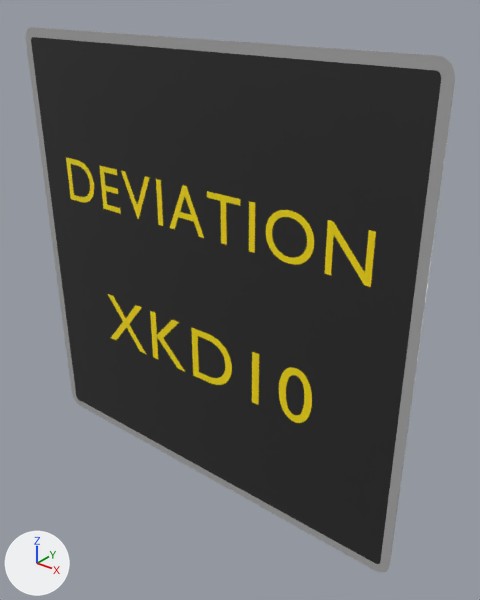
Before and after pictures for a commit that changed the glTF model panneaux/19_X_dynamiques/XKD10.glb.
Rendered twice from a camera (50 mm lens) standing at (0.874, -0.95, 0.599) and looking at (0.076, 0.047, -0.019). The lights are fixed; the arrows at lower left show +X, +Y and +Z. The first picture is the older version. Where no turn or scale is listed for an object, it has been applied to the vertices. Vertices at exactly the same position are counted once.

Names of what the first picture shows: 'XKD10_cadre00', 'XKD10_fond01', 'XKD10_txt02', 'XKD10_txt03' and 1 more.
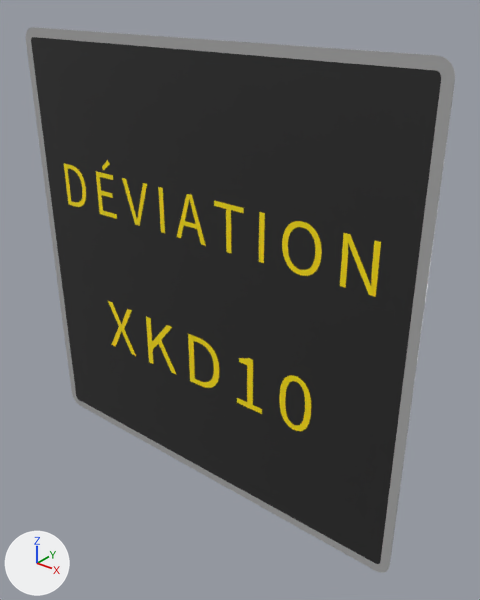
Edits to the bpy script that builds the scene:
```text
Change me_t_393:
    used by ob_xkd10_txt02; location = (0.0, -0.002, 0.167)
    remove me_t_393.from_pydata(...)  # 412 vertices, 800 faces; spans x -0.402..0.402, y 0.0, z -0.045..0.057
    add me_t_393.from_pydata(...)  # 576 vertices, 1124 faces; spans x -0.413..0.413, y 0.0, z -0.061..0.073
    me_t_393 part 1: a new loose piece, a box spanning x 0.16147..0.17402, y -0.0002..0.0002, z -0.05948..0.04052, in mat_jaune_panneau (yellow #f9e100)
    me_t_393 part 2: a new loose piece, a box spanning x -0.10161..-0.08906, y -0.0002..0.0002, z -0.05948..0.04052, in mat_jaune_panneau (yellow #f9e100)
    me_t_393 part 3: the loose piece of 108 vertices spanning x -0.402..-0.309, y 0.0, z -0.044..0.056 is rebuilt with 108 vertices and now spans x -0.413..-0.341, y 0.0, z -0.059..0.041
    me_t_393 part 4: the loose piece of 24 vertices spanning x -0.284..-0.226, y 0.0, z -0.044..0.056 is rebuilt with 24 vertices and now spans x -0.299..-0.24, y 0.0, z -0.059..0.041
    me_t_393 part 5: the loose piece of 22 vertices spanning x -0.075..0.023, y 0.0, z -0.044..0.057 is rebuilt with 72 vertices and now spans x -0.055..0.026, y 0.0, z -0.059..0.041
    me_t_393 part 6: the loose piece of 20 vertices spanning x 0.309..0.402, y 0.0, z -0.044..0.056 is rebuilt with 76 vertices and now spans x 0.342..0.413, y 0.0, z -0.059..0.041
    me_t_393 part 7: the loose piece of 16 vertices spanning x 0.033..0.116, y 0.0, z -0.044..0.056 is rebuilt with 16 vertices and now spans x 0.051..0.124, y 0.0, z -0.059..0.041
    me_t_393 part 8: the loose piece of 14 vertices spanning x -0.215..-0.126, y 0.0, z -0.045..0.056 is rebuilt with 64 vertices and now spans x -0.213..-0.135, y 0.0, z -0.059..0.041
    me_t_393 part 9: the loose piece of 8 vertices spanning x -0.108..-0.093, y 0.0, z -0.044..0.056 is deleted
    me_t_393 part 10: the loose piece of 8 vertices spanning x 0.137..0.152, y 0.0, z -0.044..0.056 is deleted
    me_t_393 part 11: 190 vertices removed from x 0.177..0.284, y 0.0, z -0.045..0.057; 190 vertices added at x 0.215..0.3, y 0.0, z -0.061..0.042
    me_t_393 part 12: 8 vertices added at x -0.277..-0.248, y 0.0, z 0.047..0.073
Change me_t_394:
    used by ob_xkd10_txt03; location = (0.0, -0.003, -0.167)
    remove me_t_394.from_pydata(...)  # 354 vertices, 696 faces; spans x -0.303..0.298, y 0.0, z -0.057..0.072
    add me_t_394.from_pydata(...)  # 494 vertices, 976 faces; spans x -0.303..0.298, y 0.0, z -0.077..0.053
    me_t_394 part 13: the loose piece of 192 vertices spanning x 0.218..0.298, y 0.0, z -0.057..0.072 is rebuilt with 192 vertices and now spans x 0.22..0.298, y 0.0, z -0.077..0.053
    me_t_394 part 14: the loose piece of 24 vertices spanning x -0.303..-0.174, y 0.0, z -0.055..0.07 is rebuilt with 124 vertices and now spans x -0.303..-0.211, y 0.0, z -0.074..0.051
    me_t_394 part 15: the loose piece of 22 vertices spanning x -0.151..-0.045, y 0.0, z -0.055..0.07 is rebuilt with 26 vertices and now spans x -0.167..-0.074, y 0.0, z -0.074..0.051
    me_t_394 part 16: a new loose piece of 44 vertices spanning x 0.107..0.176, y 0.0, z -0.074..0.051, in mat_jaune_panneau (yellow #f9e100)
    me_t_394 part 17: the loose piece of 8 vertices spanning x 0.148..0.166, y 0.0, z -0.055..0.07 is deleted
    me_t_394 part 18: 106 vertices removed from x -0.021..0.094, y 0.0, z -0.055..0.07; 106 vertices added at x -0.032..0.058, y 0.0, z -0.074..0.051
```

Boxes (x1, y1, x2, y2) around the edits, measured in the pictures (480 x 600 px; the box of a moved part takes in the faces that stretch with it):
'XKD10_txt02', reshaped (6% taller): before (66, 158, 376, 287); after (64, 160, 381, 297)
'XKD10_txt03', reshaped: before (108, 294, 312, 423); after (108, 301, 311, 431)
part 1 of me_t_393, added: after (259, 212, 265, 263)
part 2 of me_t_393, added: after (158, 187, 165, 233)
part 3 of me_t_393, rebuilt (21% narrower): before (66, 158, 94, 203); after (64, 163, 86, 207)
part 4 of me_t_393, rebuilt: before (99, 165, 121, 214); after (96, 171, 117, 219)
part 5 of me_t_393, rebuilt (14% narrower): before (170, 185, 204, 238); after (177, 194, 206, 246)
part 6 of me_t_393, rebuilt (19% narrower): before (325, 220, 376, 287); after (340, 233, 381, 297)
part 7 of me_t_393, rebuilt (9% narrower): before (207, 191, 240, 245); after (214, 201, 244, 253)
part 8 of me_t_393, rebuilt (13% narrower): before (121, 171, 150, 219); after (122, 178, 147, 226)
part 9 of me_t_393, deleted: before (156, 179, 163, 226)
part 10 of me_t_393, deleted: before (249, 201, 255, 253)
part 11 of me_t_393, moved or reshaped: before (266, 210, 314, 265); after (282, 221, 322, 276)
part 12 of me_t_393, added: after (102, 160, 110, 170)
part 13 of me_t_394, rebuilt: before (279, 367, 312, 423); after (279, 375, 311, 431)
part 14 of me_t_394, rebuilt (26% narrower, 8% shorter): before (108, 294, 146, 354); after (108, 301, 136, 356)
part 15 of me_t_394, rebuilt (11% narrower): before (150, 311, 185, 372); after (146, 316, 177, 375)
part 16 of me_t_394, added (yellow): after (237, 358, 262, 414)
part 17 of me_t_394, deleted: before (252, 352, 259, 405)
part 18 of me_t_394, moved or reshaped: before (191, 327, 232, 385); after (188, 334, 219, 388)
